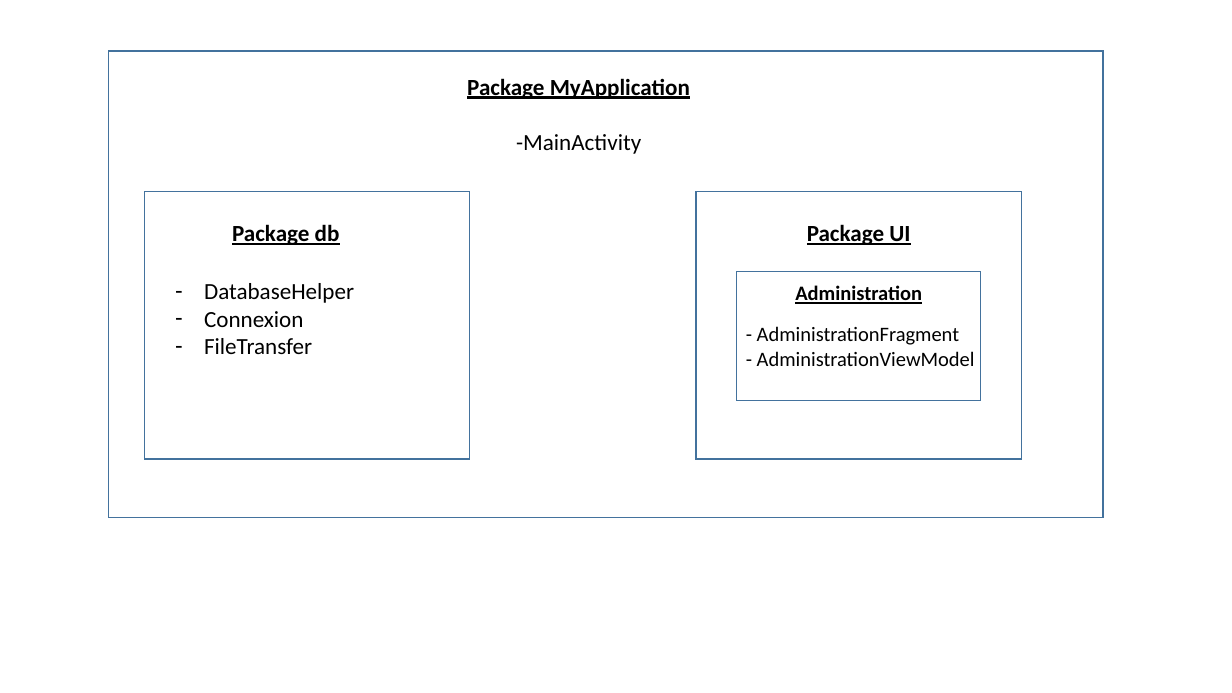
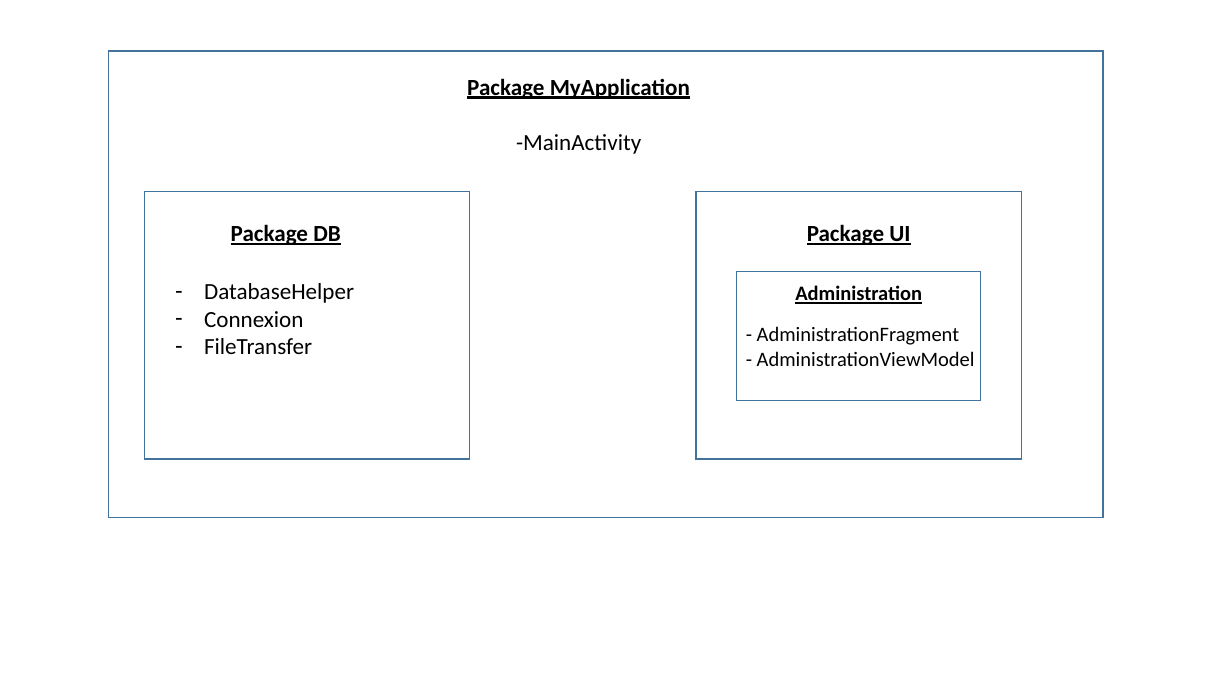
Before and after one commit to mjayari/PFE_Project, a slide deck: slide 7 of Présentation_image.pptx. Drawn at 1232x693 pixels with LibreOffice and Linux fonts; fonts in the diff are those of the drawing. Boxes give left, top, right and bottom in pixels: in the first picture for what was removed or moved away, otherwise in the second. Text is boxed around its words. In the diff, an @@ line names an element or a change of style, - is before the commit and + after.

```diff
--- a/Présentation_image.pptx
+++ b/Présentation_image.pptx
@@ text at [231,224,340,245]: text changed @@
-Package db
+Package DB
```
Also in this commit, not shown: 1 other slide changed, 6 other files.
